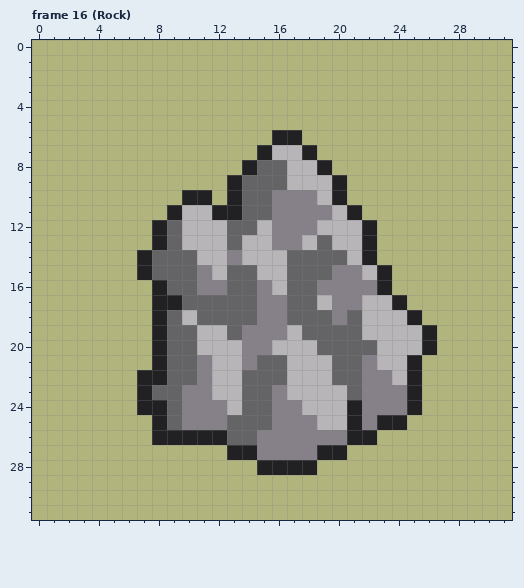
Two states of a pixel-art file, layer2/rendering/assets/iso/units.aseprite. Above is the file before it was changed.
32x32 pixels, 18 frames. Shown: frame 16 (Rock).
New version:
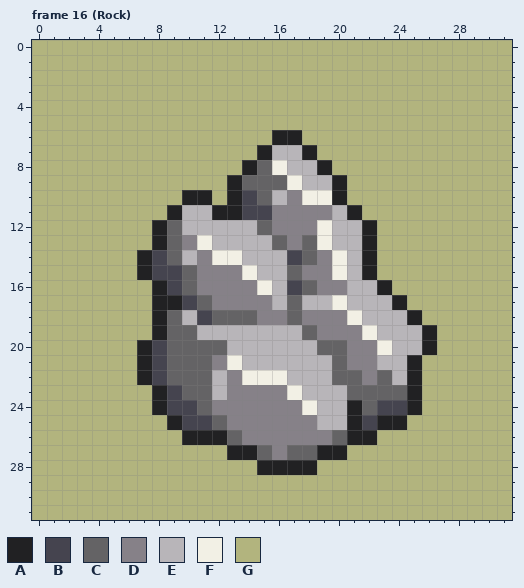
Palette (. is transparent): A #212123  B #45444f  C #646365  D #868188  E #b8b5b9  F #f2f0e5  G #b2b47e
Diff:
Frame 16 (Rock), layer "Export/sprite":
The edit turns colour C into colour A in row 23 at x 8; in row 25 at x 9.
The edit turns colour E into colour A in row 15 at x 22.
The edit turns colour G into colour A in rows 20 to 21 at x 7.
The edit turns colour A into colour B in rows 20 to 22 at x 8.
The edit turns colour C into colour B in row 10 at x 14; in row 11 at x 14 to 15; in row 14 at x 8 and 17; in row 15 at x 8 to 9; in row 16 at x 9 and 17; in row 17 at x 10.
The edit turns colour C into colour B in row 18 at x 11; in rows 23 to 24 at x 9.
The edit turns colour D into colour B in row 24 at x 10 and 23 to 24; in row 25 at x 10 to 11 and 22.
The edit turns colour D into colour C in row 13 at x 16; in row 21 at x 11; in row 22 at x 11 and 23; in row 23 at x 10 to 11 and 22 to 24; in row 24 at x 11 and 22; in row 25 at x 12.
The edit turns colour D into colour C in row 26 at x 20; in row 27 at x 15 and 17 to 18.
The edit turns colour E into colour C in row 12 at x 15; in row 13 at x 18; in row 20 at x 11 to 12.
The edit turns colour C into colour D in row 14 at x 19; in row 15 at x 13 and 18 to 19; in row 16 at x 13 to 14; in row 17 at x 12 to 14; in row 18 at x 18 to 19; in row 19 at x 19 to 21.
The edit turns colour C into colour D in row 20 at x 21 to 22; in row 21 at x 21; in rows 23 to 24 at x 14 to 15; in row 25 at x 13 to 15; in row 26 at x 14.
The edit turns colour E into colour D in row 13 at x 10; in row 14 at x 11; in row 15 at x 12; in row 21 at x 12; in rows 22 to 24 at x 13.
The edit turns colour C into colour E in row 12 at x 13 to 14; in row 13 at x 13; in row 14 at x 10; in row 17 at x 18; in row 19 at x 13; in row 21 at x 15 to 16.
The edit turns colour D into colour E in row 10 at x 16; in row 15 at x 21; in row 16 at x 21 to 22; in row 17 at x 16 and 21; in row 19 at x 14 to 16; in row 20 at x 14 to 15.
The edit turns colour D into colour E in row 21 at x 14.
The edit turns colour C into colour F in row 8 at x 16; in row 13 at x 19; in row 14 at x 20; in row 15 at x 14; in row 18 at x 21; in row 22 at x 14 to 16.
The edit turns colour D into colour F in row 10 at x 18; in row 14 at x 13; in row 15 at x 20; in row 16 at x 15; in row 17 at x 20.
The edit turns colour E into colour F in row 9 at x 17; in row 10 at x 19; in row 12 at x 19; in row 13 at x 11; in row 14 at x 12; in row 19 at x 22.
The edit turns colour E into colour F in row 20 at x 23; in row 21 at x 13; in row 23 at x 17; in row 24 at x 18.
The edit turns colour A into colour G in row 15 at x 23; in rows 23 to 24 at x 7; in row 25 at x 8; in row 26 at x 8 to 9.
Changed places in both pictures, as pixel boxes (x1, y1, x2, y2):
changed: (137, 160, 407, 460)
